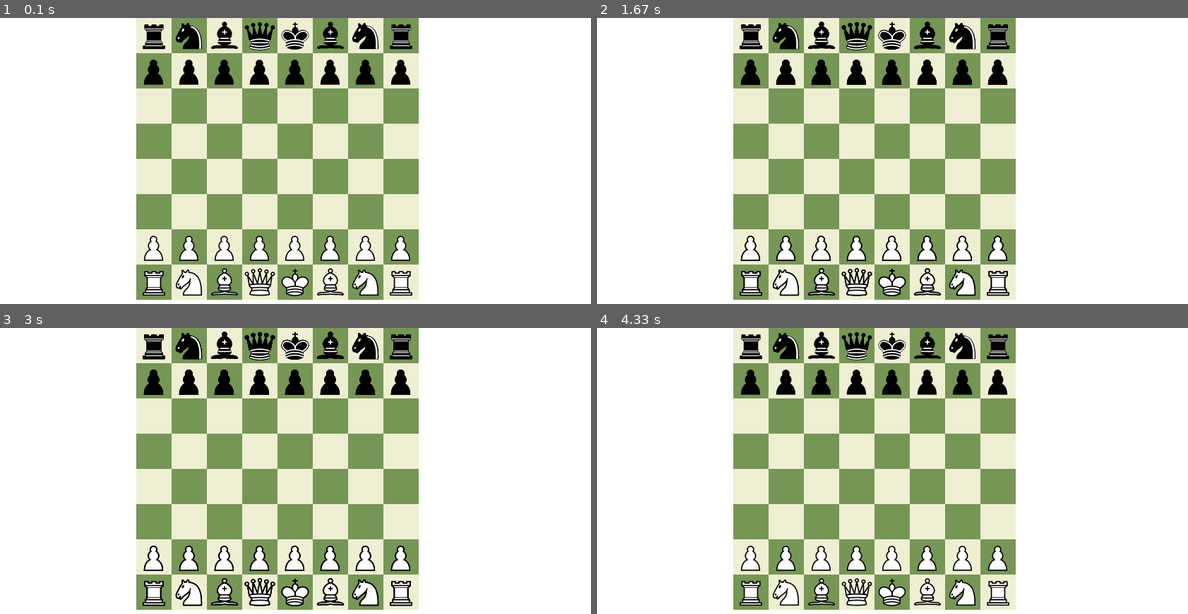
Above: before the commit, frames 1-4 (two rows, left to right).
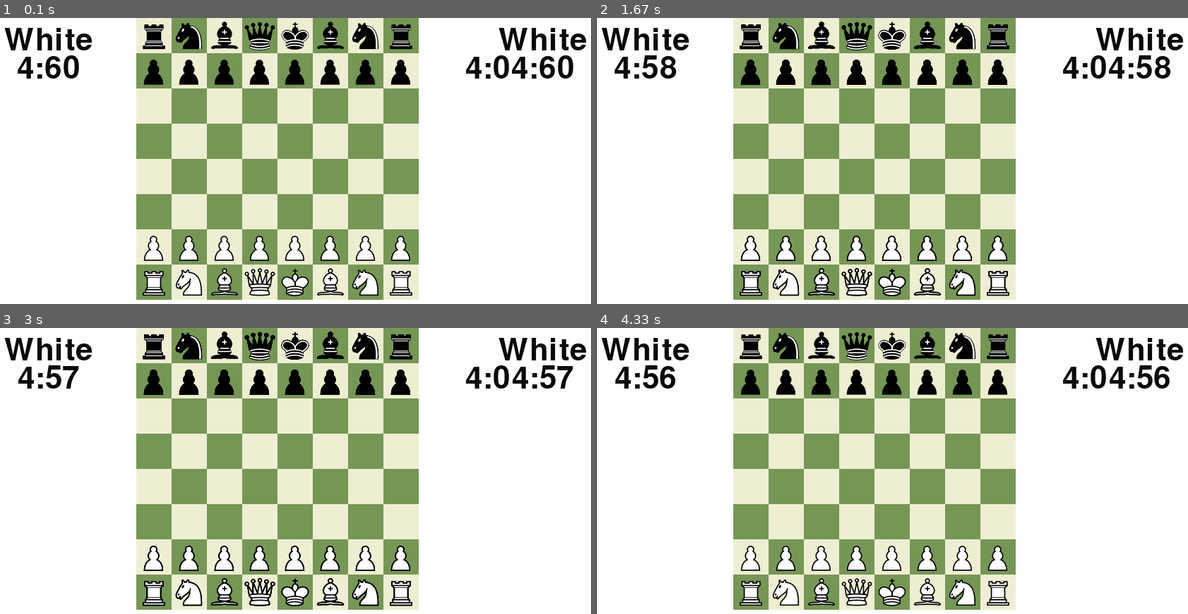
Above: after the commit, the same moments.

Repository: Lartg/pygame-chess
Game: pygame game, started from main.py
The game is run twice, just before and just after one commit, with the same random seed, the same clock (stepped at 60 frames per second) and the same inputs.
Inputs (mouse positions are in pixels of both pictures, inside the frame that each line leads up to):
- Up to frame 1 (0.1 s): no input
- Up to frame 2 (1.67 s): click (874, 229) at 0.38 s; press the mouse at (750, 281) at 0.7 s; move the mouse to (750, 181) at 0.8 s; release the mouse at (750, 78) at 0.93 s
- Up to frame 3 (3 s): press the mouse at (153, 591) at 2.03 s; move the mouse to (171, 488) at 2.13 s; release the mouse at (183, 382) at 2.27 s; click (271, 596) at 2.38 s; press the mouse at (271, 596) at 2.7 s; move the mouse to (289, 493) at 2.8 s; release the mouse at (313, 390) at 2.93 s
- Up to frame 4 (4.33 s): press the mouse at (868, 596) at 3.53 s; move the mouse to (886, 599) at 3.63 s; release the mouse at (898, 599) at 3.77 s

The runs differ from the first frame. In frame 1, 2.2% of the frame differs, in the area x 0-100%, y 3-22%; in frame 2, 2.2%; in frame 3, 2.1%; in frame 4, 2.2%.

Commit message:
slamming my head against the wall still

Diff:
--- /dev/null
+++ b/loggers.py
@@ -0,0 +1,33 @@
+import pygame
+
+def run_clocks(w_time, background_color, screen):
+  font = pygame.font.Font(None, 64)
+# white background/label -----------------------------
+  background = pygame.draw.rect(screen, background_color, pygame.Rect((0, 0, 200, 200)))
+  white = font.render('White', True, (10, 10, 10))
+  white_textpos = white.get_rect(centerx=125, y=10)
+  screen.blit(white, white_textpos)
+# white's time ------------------------------
+
+  w_display_time = f'{round(w_time/60)-1}:{round(w_time%60)}'
+  text = font.render(w_display_time, True, (10, 10, 10))
+  textpos = text.get_rect(centerx=125, y=50)
+  screen.blit(screen, background)
+  screen.blit(text, textpos)
+
+
+
+def run_b_clock(b_time, background_color, screen):
+  font = pygame.font.Font(None, 64)
+  # black background/label -----------------------------
+  b_background = pygame.draw.rect(screen, background_color, pygame.Rect((700, 0, 200, 200)))
+  text = font.render('Black', True, (10, 10, 10))
+  textpos = text.get_rect(centerx=775, y=10)
+  screen.blit(text, textpos)
+# black's time ------------------------------
+
+  b_display_time = f'{round(b_time/60)-1}:{round(b_time%60)}'
+  b_text = font.render(b_display_time, True, (10, 10, 10))
+  b_textpos = text.get_rect(centerx=775, y=50)
+  screen.blit(screen, b_background)
+  screen.blit(b_text, b_textpos)
--- a/main.py
+++ b/main.py
@@ -3,12 +3,14 @@
 from board import board
 from pieces import Piece, Pawn, King, Rook, Bishop
 from standard_setup import standard_setup
+from loggers import run_b_clock, run_clocks
 
 pygame.init()
 
 def main():
   screen = pygame.display.set_mode([900, 600])
-  screen.fill(pygame.Color(255,255,255))
+  background_color = pygame.Color(255,255,255)
+  screen.fill(background_color)
   chess = board()
   chess.draw_board_squares(screen)
   pieces = standard_setup
@@ -17,41 +19,57 @@
   running = True
   step1 = False
   turn = 1
+  clock = pygame.time.Clock()
+  w_time = 300
+  b_time = 300
+  dt = 0
   for piece in pieces:
       piece.render_piece(screen)
   while running:
+
     for event in pygame.event.get():
-        if event.type == MOUSEBUTTONDOWN:
-            for piece in pieces:
-              if piece.position == chess.return_board_position(pygame.mouse.get_pos()):
-                selected_piece = piece
-                if turn % 2 == 0 and 'b' in selected_piece.name:
-                  step1 = True
-                elif turn % 2 != 0 and 'w' in selected_piece.name:
-                  step1 = True
-        if event.type == MOUSEBUTTONUP:
-          if step1 == True:
-            old_position = selected_piece.position
-            selected_piece.move(pieces, chess, screen)
-            for piece in pieces:
-              if piece != selected_piece and piece.position == selected_piece.position:
-                if 'w' in selected_piece.name and 'w' in piece.name:
-                  selected_piece.position = old_position
-                elif 'b' in selected_piece.name and 'b' in piece.name:
-                  selected_piece.position = old_position
-                elif 'w' in piece.name and 'b' in selected_piece.name:
-                    pieces.remove(piece)
-                elif 'b' in piece.name and 'w' in selected_piece.name:
-                    pieces.remove(piece)
-            step1 = False
-            if selected_piece.position != old_position:
-              turn += 1
-            selected_piece = ''
-            for piece in pieces:
-              piece.render_piece(screen)
+      if event.type == MOUSEBUTTONDOWN:
+        for piece in pieces:
+          if piece.position == chess.return_board_position(pygame.mouse.get_pos()):
+            selected_piece = piece
+            if turn % 2 == 0 and 'b' in selected_piece.name:
+              step1 = True
+            elif turn % 2 != 0 and 'w' in selected_piece.name:
+              step1 = True
+      if event.type == MOUSEBUTTONUP:
+        if step1 == True:
+          old_position = selected_piece.position
+          selected_piece.move(pieces, chess, screen)
+          for piece in pieces:
+            if piece != selected_piece and piece.position == selected_piece.position:
+              if 'w' in selected_piece.name and 'w' in piece.name:
+                selected_piece.position = old_position
+              elif 'b' in selected_piece.name and 'b' in piece.name:
+                selected_piece.position = old_position
+              elif 'w' in piece.name and 'b' in selected_piece.name:
+                  pieces.remove(piece)
+              elif 'b' in piece.name and 'w' in selected_piece.name:
+                  pieces.remove(piece)
+          step1 = False
+          if selected_piece.position != old_position:
+            turn += 1
+          selected_piece = ''
+          for piece in pieces:
+            piece.render_piece(screen)
 
-    if event.type == pygame.QUIT:
-      running = False
+      if event.type == pygame.QUIT:
+        running = False
+      pygame.display.update(200,0,500,500)
+
+    if turn % 2 == 0:
+      b_time -= dt
+    else:
+      w_time -= dt
+    print(w_time, b_time)
+    dt = clock.tick(30)/1000
+    run_clocks(w_time, background_color, screen)
+    run_b_clock(b_time, background_color, screen)
+
     pygame.display.update(200,0,500,500)
 
 
Not shown, added: .gitignore
